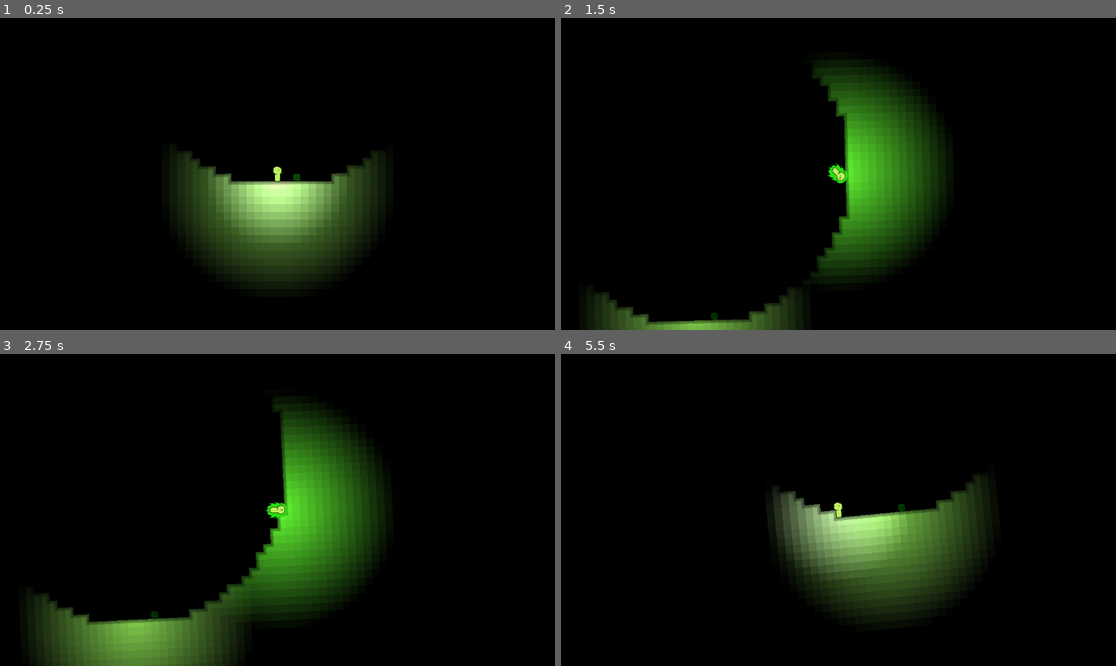
Above: before the commit, frames 1-4 (two rows, left to right).
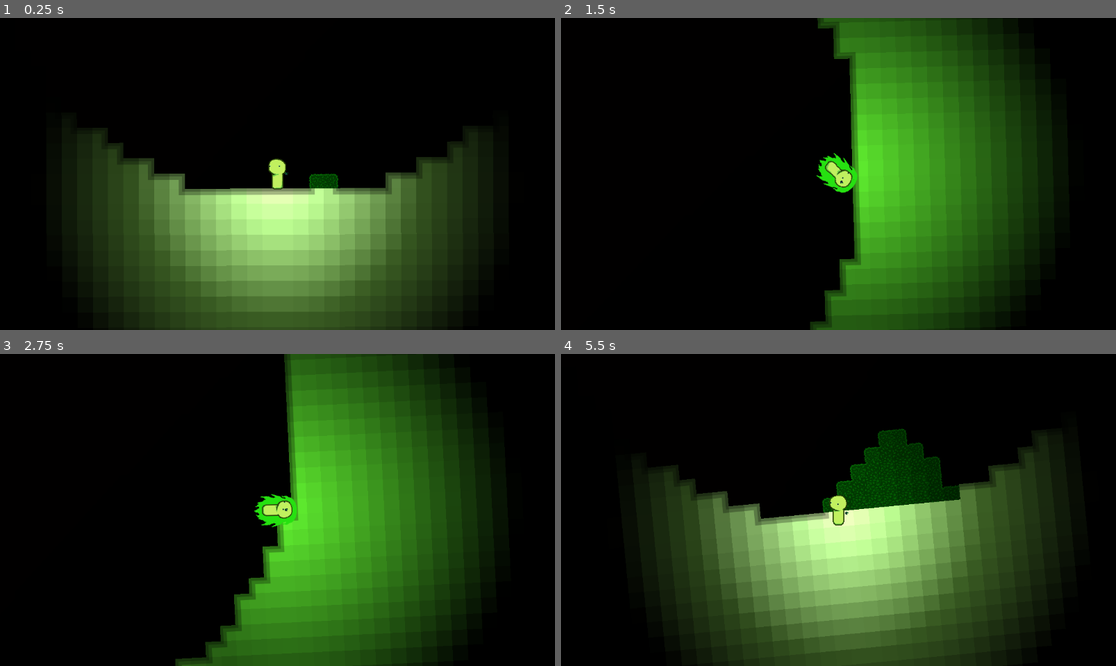
Above: after the commit, the same moments.

Repository: trurohawkins/cave
Game: Godot game, scene res://Scene/world.tscn
Two runs of this game, one before a commit and one after it. Both use one fixed random seed, a clock stepped at 60 frames per second and the inputs below.
Inputs (mouse positions are in pixels of both pictures, inside the frame that each line leads up to):
- Up to frame 1 (0.25 s): no input
- Up to frame 2 (1.5 s): tap Enter (energize) at 0.5 s; move the mouse to (960, 158) at 0.52 s; hold D (move_right) 0.53-1.28 s; tap Down (aim_down) at 0.6 s; click (960, 158) at 0.67 s; move the mouse to (727, 189) at 1.27 s; hold S (move_down) from 1.28 s (still down); tap Left (aim_left) at 1.35 s
- Up to frame 3 (2.75 s): move the mouse to (333, 441) at 2.02 s; release S (move_down) at 2.03 s; hold D (move_right) from 2.03 s (still down); hold Right (aim_right) from 2.03 s (still down)
- Up to frame 4 (5.5 s): move the mouse to (810, 572) at 2.77 s; release D (move_right) at 2.78 s; release Right (aim_right) at 2.78 s; hold W (move_up) 2.78-3.53 s; tap one key every 0.75 s from 2.85 s: Up (aim_up) Enter (energize) Space (shoot) Down (aim_down); click (810, 572) at 2.92 s; move the mouse to (1005, 556) at 3.52 s; hold A (move_left) 3.53-5.03 s; move the mouse to (672, 463) at 4.27 s; move the mouse to (866, 510) at 5.02 s; hold S (move_down) from 5.03 s (still down); click (866, 510) at 5.17 s

The runs differ from the first frame. In frame 1, 39% of the frame differs, in the area x 11-89%, y 35-100%; in frame 2, 39%; in frame 3, 44%, in the area x 4-90%, y 0-100%; in frame 4, 44%.

Commit message:
plnt grows now

Diff:
--- a/Scene/plant.tscn
+++ b/Scene/plant.tscn
@@ -2,5 +2,6 @@
 
 [ext_resource type="Script" uid="uid://cutubdt1vgji2" path="res://Scripts/plant.gd" id="1_aibxd"]
 
-[node name="Node2D" type="Node2D"]
+[node name="plant" type="Node2D"]
 script = ExtResource("1_aibxd")
+speed = 10
--- a/Scene/world.tscn
+++ b/Scene/world.tscn
@@ -38,7 +38,7 @@
 script = ExtResource("1_aqk2v")
 playerScene = ExtResource("3_tlwt5")
 chunkScene = ExtResource("3_aqk2v")
-mapSize = Vector2i(3, 3)
+mapSize = Vector2i(1, 1)
 chunkSize = Vector2i(100, 100)
 spawnPoint = Vector2(200, -500)
 respawnRate = 1
@@ -58,5 +58,5 @@
 offset_bottom = 63330.0
 
 [node name="Camera2D" parent="." instance=ExtResource("7_ol2hl")]
-zoom = Vector2(0.5, 0.5)
+zoom = Vector2(1, 1)
 rotSpeed = 1.0
--- a/Scripts/chunk.gd
+++ b/Scripts/chunk.gd
@@ -29,10 +29,10 @@
 	#set_cell(Vector2i(1,1), -1)
 
 func plantSeed(pos: Vector2, gm):
-	var seed = plantScene.instantiate()
-	seed.global_position = pos
-	seed.birth(gm)
-	get_tree().current_scene.add_child(seed)
+	var seedling = plantScene.instantiate()
+	seedling.global_position = pos
+	seedling.birth(gm, self)
+	get_tree().current_scene.add_child(seedling)
 
 func setPlayerLight(radius: float, color: Vector3):
 	material.set_shader_parameter("playerRadius", radius)
@@ -84,7 +84,7 @@
 		for j in range(4):
 			var cur = (start + j) % 4
 			#print("  checking " + str(block + dir4[cur]) + " " + str(checkCell(block + dir4[cur])))
-			if checkCell(block + dir4[cur]) != id:
+			if checkCell(block + dir4[cur]) == -1:#!= id:
 				openSides += 1
 			else:
 				break
@@ -196,9 +196,13 @@
 	#print("setting " + str(pos) + " to " + str(id))
 	set_cell(pos, id, Vector2i(0, 0))
 	tileBlock(pos.x, pos.y)
+	checkSurround(pos)
 
 func destroyCell(pos: Vector2i):
 	set_cell(pos, -1)
+	checkSurround(pos)
+
+func checkSurround(pos: Vector2i):
 	for x in range(-1, 2):
 		for y in range(-1, 2):
 			#if x != 0 or y != 0:
--- a/Scripts/plant.gd
+++ b/Scripts/plant.gd
@@ -1,9 +1,44 @@
 extends Node2D
 
 var body = []
+var cur = 0
 var GM
+var land
+@export var speed: int = 100
+var counter = 0
+var dirs = [Vector2i(0, 1), Vector2i(-1, 0), Vector2i(0, -1), Vector2i(1, 0)]
 
-func birth(gm):
+func birth(gm, chunk):
 	GM = gm
 	GM.setCell(global_position/32, 2)
 	body.append(global_position/32)
+	land = chunk
+
+func _process(_delta: float) -> void:
+	if counter > speed:
+		for i in range(body.size()):
+			var g = (cur + i) % body.size()
+			if grow(body[g]):
+				break
+		counter = 0
+	else:
+		counter += 1
+
+func grow(pos: Vector2i):
+	var startD = randi() % dirs.size()
+	for i in range(dirs.size()):
+		var g = pos + dirs[(startD+i)%dirs.size()]
+		var chunk = land.getCell(g)
+		var l = land
+		if chunk:
+			l = chunk[0]
+			g = chunk[1]
+		if l.get_cell_source_id(g) == -1:
+			l.setCell(2, g, true)
+			body.append(g)
+			return true
+	return false
+
+func checkGrowth(chunk, pos):
+	if chunk.get_source_id(pos) == -1:
+		chunk.setCell(2, pos, true)
